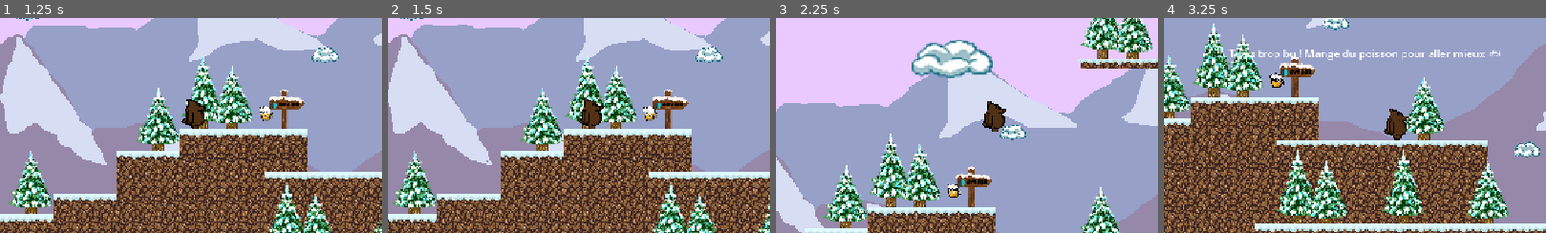
Above: before the commit, frames 1-4 (left to right).
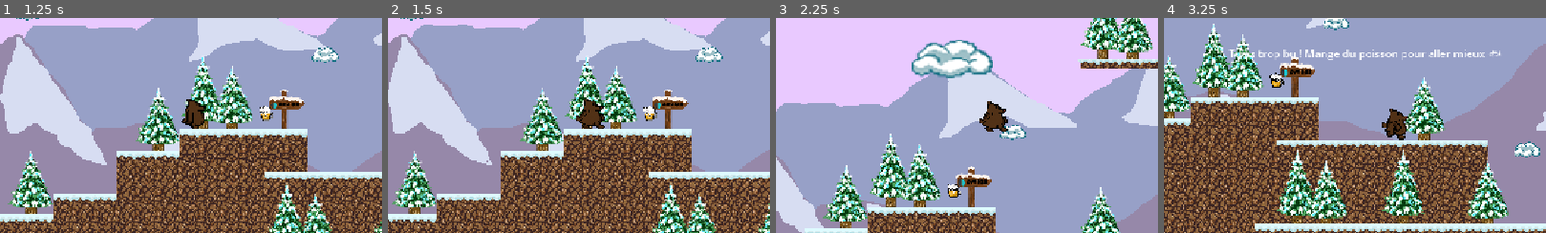
Above: after the commit, the same moments.

Repository: Oozudex/GameJam-BearBeer
Game: Godot game, scene res://Scene/main_menu.tscn
The game is run twice, just before and just after one commit, with the same random seed, the same clock (stepped at 60 frames per second) and the same inputs.
Inputs:
- Up to frame 1 (1.25 s): click "Nouvelle partie" at 0.5 s
- Up to frame 2 (1.5 s): hold Right (ui_right) from 1.28 s (still down)
- Up to frame 3 (2.25 s): keep holding Right (ui_right); tap Space (jump) at 1.52 s
- Up to frame 4 (3.25 s): tap Space (jump) at 2.27 s; release Right (ui_right) at 2.78 s; hold Left (ui_left) from 2.78 s (still down)
The pictures show only the part of the screen within x 24-74%, y 27-77%; the shares and areas given below are measured in that part.

Frame 1 is identical in both runs. In frame 2, 0.3% of the frame differs, in the area x 49-57%, y 40-52%; in frame 3, 0.3%; in frame 4, 0.3%, in the area x 57-64%, y 46-57%.

Commit message:
Animation ours qui marche

Diff:
--- a/scripts/bee.gd
+++ b/scripts/bee.gd
@@ -36,9 +36,7 @@
 
 	# Récupère le player une fois
 	player = get_tree().current_scene.find_child("Player", true, false) as Node2D
-	print("BEE READY | player=", player, " buzz_sfx=", buzz_sfx)
 
-	print("BUZZ STREAM =", buzz_sfx.stream)
 	buzz_sfx.volume_db = 0
 	buzz_sfx.max_distance = 100000
 	buzz_sfx.attenuation = 0.0
--- a/scripts/player.gd
+++ b/scripts/player.gd
@@ -37,6 +37,13 @@
 func _ready() -> void:
 	temp = temp_max
 	call_deferred("_update_temp_bar")
+
+	print("HAS walk ?", animated_sprite_2d.sprite_frames.has_animation("walk"))
+	animated_sprite_2d.play("walk")
+
+	print("AnimatedSprite2D path =", animated_sprite_2d.get_path())
+	print("Frames count =", animated_sprite_2d.sprite_frames.get_frame_count("walk"))
+	print("FPS =", animated_sprite_2d.sprite_frames.get_animation_speed("walk"))
 
 func _update_meter_ui() -> void:
 	if not temperature_ui:
@@ -105,22 +112,15 @@
 	elif direction < 0:
 		animated_sprite_2d.flip_h = true
 
-	# Animation marche
-	if direction != 0:
-		if animated_sprite_2d.animation != "walk":
-			animated_sprite_2d.play("walk")
-	else:
-		animated_sprite_2d.stop()
-		animated_sprite_2d.frame = 0
-
-	# Animation marche basée sur la vitesse (pas sur l'input)
+# -----------------------------
+# ANIMATION MARCHE
+# -----------------------------
 	if abs(velocity.x) > 5.0:
 		if animated_sprite_2d.animation != "walk":
 			animated_sprite_2d.play("walk")
 	else:
 		animated_sprite_2d.stop()
 		animated_sprite_2d.frame = 0
-
 
 	move_and_slide()
 
@@ -243,7 +243,7 @@
 
 func _process(delta: float) -> void:
 	_apply_drunk_camera(delta)
-
+	animated_sprite_2d.play("walk")
 
 # ----------------------------------------
 # Timer signal (ColdTimer -> timeout())
